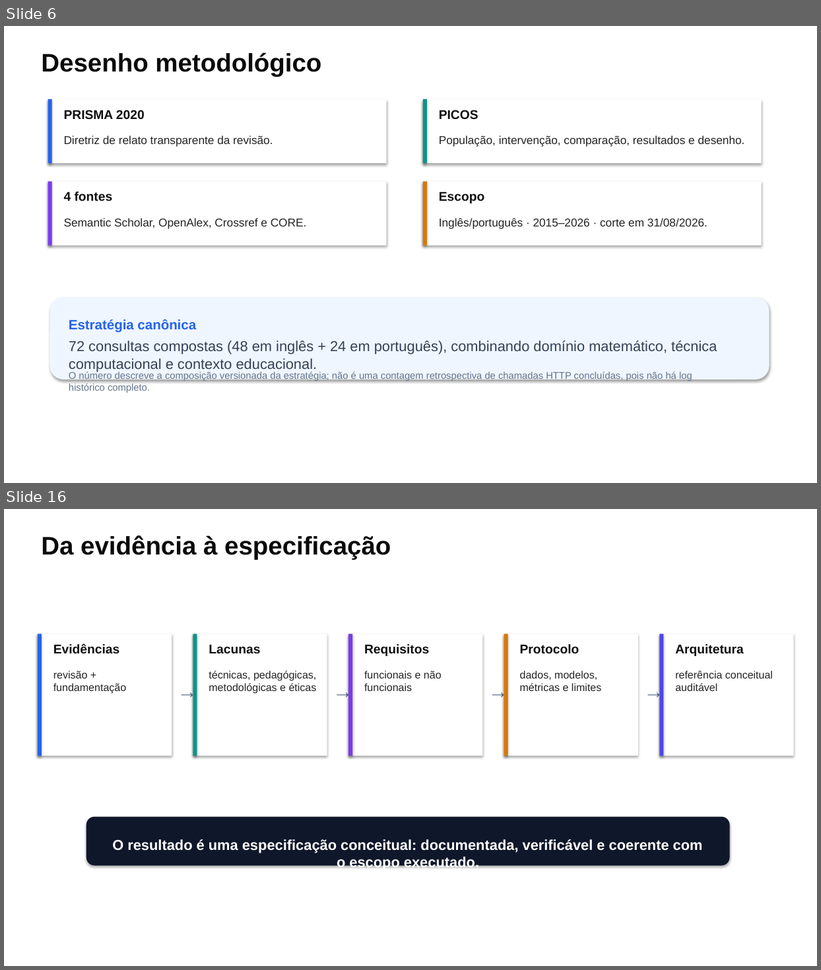
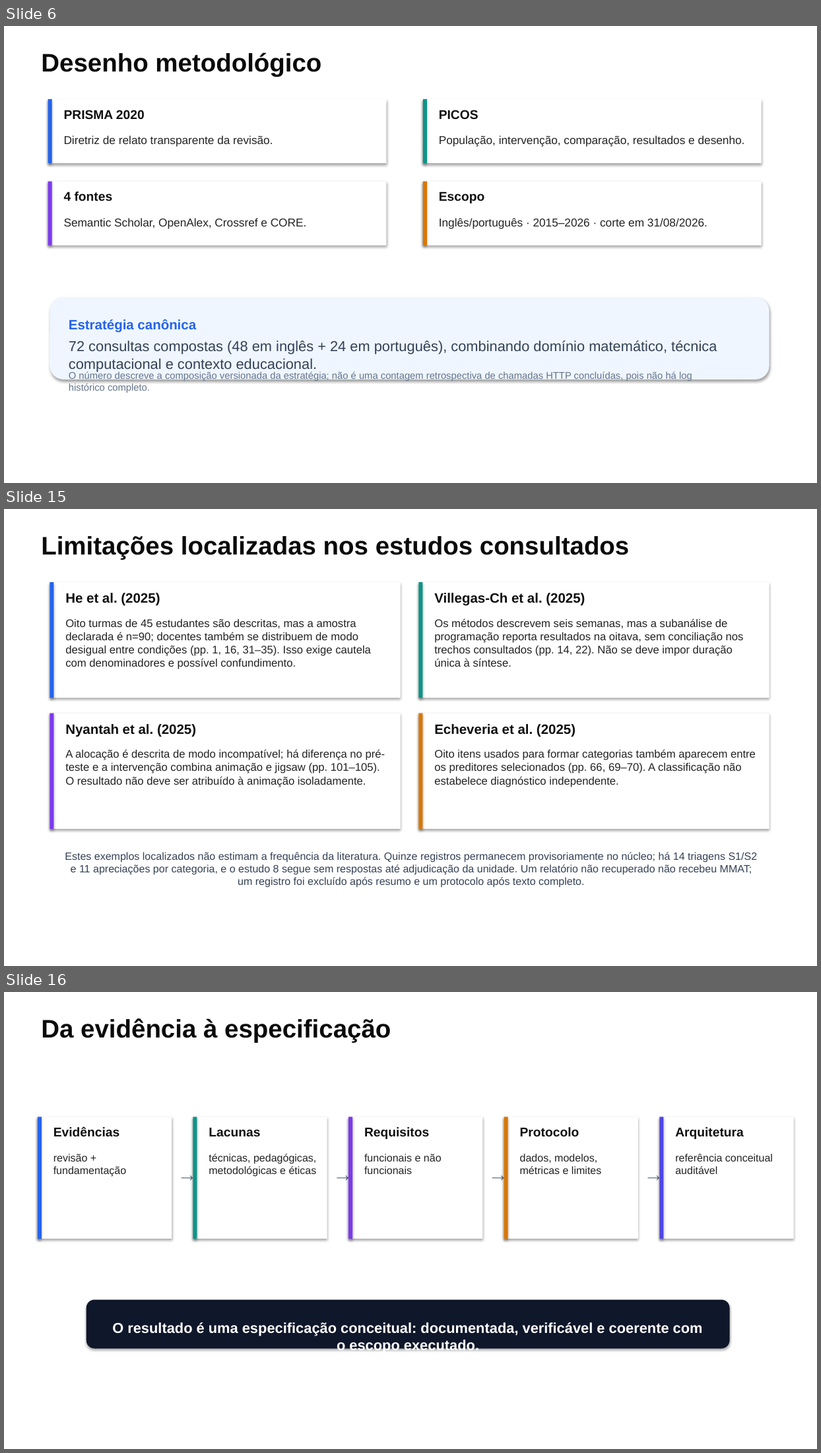
Before and after one commit to thalesfb/ccw, a slide deck: results/tcc/presentation/ensino_personalizado_de_matematica_tcc.pptx. Shown one above the other, each under a label of ours: slides 6 and 16 before the commit, slides 6, 15 and 16 after it; the slides between them are not shown. The pictures are 821x970 and 821x1453 pixels, drawn with LibreOffice and Linux fonts; fonts in the diff are those of the drawing. Boxes give left, top, right and bottom in pixels: in the first picture for what was removed or moved away, otherwise in the second. Text is boxed around its words. In the diff, an @@ line names an element or a change of style, - is before the commit and + after.

```diff
--- a/results/tcc/presentation/ensino_personalizado_de_matematica_tcc.pptx
+++ b/results/tcc/presentation/ensino_personalizado_de_matematica_tcc.pptx
@@ slide 15 added at (4,509,817,966), background #FFFFFF @@
@@ text added at (41,536,630,560), 30 pt, text #0A0A0A, bold @@
+Limitações localizadas nos estudos consultados
@@ rectangle added at (50,582,401,698), fill #FFFFFF @@
@@ rectangle added at (50,582,54,698), fill #2563EB @@
@@ rectangle added at (418,582,770,698), fill #FFFFFF @@
@@ rectangle added at (418,582,423,698), fill #0D9488 @@
@@ text added at (65,593,160,606), 16 pt, text #0F0F0F, bold @@
+He et al. (2025)
@@ text added at (434,593,585,606), 16 pt, text #0F0F0F, bold @@
+Villegas-Ch et al. (2025)
@@ text added at (65,619,371,669), 13 pt, text #232323 @@
+Oito turmas de 45 estudantes são descritas, mas a amostra declarada é n=90; docentes também se distribuem de modo desigual entre condições (pp. 1, 16, 31–35). Isso exige cautela com denominadores e possível confundimento.
@@ text added at (434,619,744,667), 13 pt, text #232323 @@
+Os métodos descrevem seis semanas, mas a subanálise de programação reporta resultados na oitava, sem conciliação nos trechos consultados (pp. 14, 22). Não se deve impor duração única à síntese.
@@ rectangle added at (50,714,401,829), fill #FFFFFF @@
@@ rectangle added at (50,714,54,829), fill #7C3AED @@
@@ text added at (65,724,196,737), 16 pt, text #0F0F0F, bold @@
+Nyantah et al. (2025)
@@ rectangle added at (418,714,770,829), fill #FFFFFF @@
@@ rectangle added at (418,714,423,829), fill #D97706 @@
@@ text added at (434,724,576,737), 16 pt, text #0F0F0F, bold @@
+Echeveria et al. (2025)
@@ text added at (65,749,385,788), 13 pt, text #232323 @@
+A alocação é descrita de modo incompatível; há diferença no pré-teste e a intervenção combina animação e jigsaw (pp. 101–105). O resultado não deve ser atribuído à animação isoladamente.
@@ text added at (434,749,756,788), 13 pt, text #232323 @@
+Oito itens usados para formar categorias também aparecem entre os preditores selecionados (pp. 66, 69–70). A classificação não estabelece diagnóstico independente.
@@ text added at (65,852,758,888), 12.5 pt, text #334155 @@
+Estes exemplos localizados não estimam a frequência da literatura. Quinze registros permanecem provisoriamente no núcleo; há 14 triagens S1/S2 e 11 apreciações por categoria, e o estudo 8 segue sem respostas até adjudicação da unidade. Um relatório não recuperado não recebeu MMAT; um registro foi excluído após resumo e um protocolo após texto completo.
```
Also in this commit, not shown: 11 slides changed, 2 other slides added, 3 slides removed, 58 other files.
